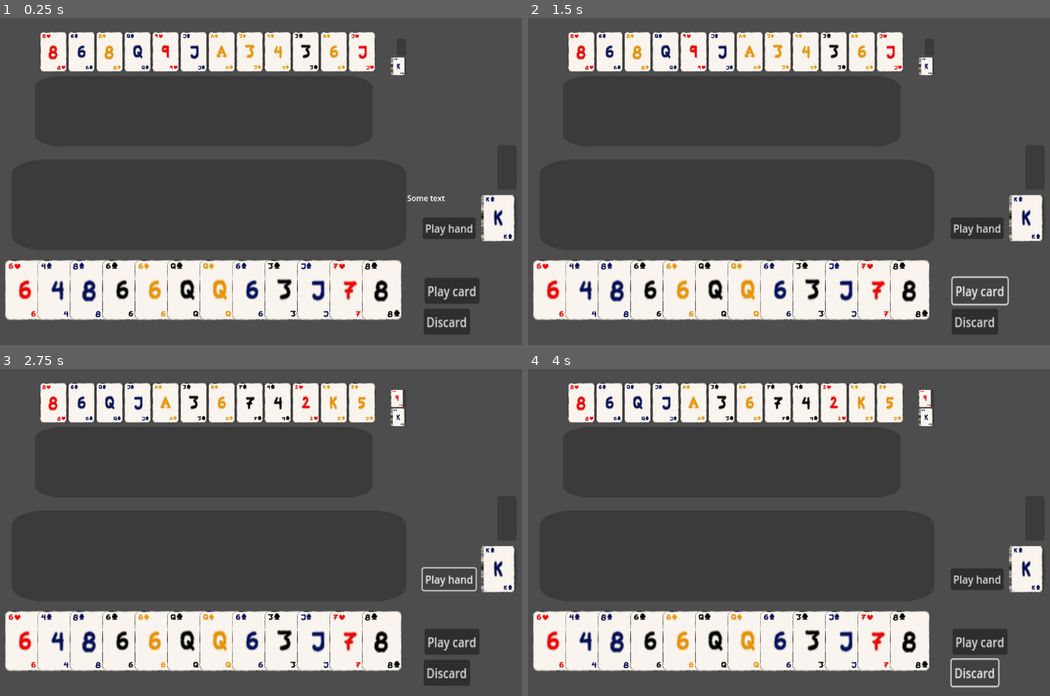
Above: before the commit, frames 1-4 (two rows, left to right).
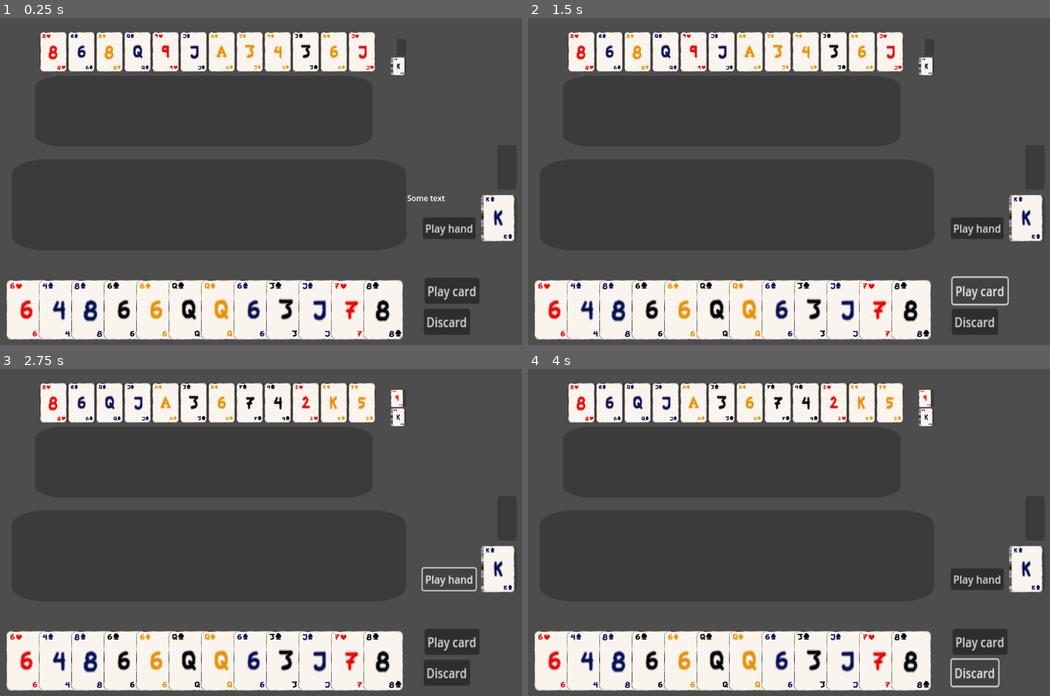
Above: after the commit, the same moments.

Repository: T33py/CardGame
Game: Godot game, scene res://TestScene.tscn
The game is run twice, just before and just after one commit, with the same random seed, the same clock (stepped at 60 frames per second) and the same inputs.
Inputs:
- Up to frame 1 (0.25 s): no input
- Up to frame 2 (1.5 s): click "Play card" at 0.5 s; click "Play card" at 1.25 s
- Up to frame 3 (2.75 s): click "Play hand" at 2 s
- Up to frame 4 (4 s): click "Play hand" at 2.75 s; click "Discard" at 3.5 s

The runs differ from the first frame. In frame 1, 13% of the frame differs, in the area x 0-78%, y 73-99%; in frame 2, 13%; in frame 3, 13%; in frame 4, 13%.

Commit message:
got hand tracker to recognize poker hands

Diff:
--- a/Cards/Deck.gd
+++ b/Cards/Deck.gd
@@ -39,6 +39,7 @@
 
 
 # Called every frame. 'delta' is the elapsed time since the previous frame.
+@warning_ignore("unused_parameter")
 func _process(delta):
 	# We need to remember the card that the player picked up untill the next frame -
 	# - to make shure other things can react to the event that made the card not be picked up this frame
@@ -63,9 +64,11 @@
 	return card
 
 func discard(card: Card)-> bool:
-	if card not in all_cards:
+	if card == null:
 		return false
 	print("discarding " + str(card))
+	card.my_state = card.States.Discarded
+	card.z_index = len(discards)
 	discards.append(card)
 	discards_display.place_card(card)
 #	redo_card_positions()
@@ -93,6 +96,17 @@
 	cards_display.remove_card(card)
 	remove_from_list(card, all_cards)
 	remove_from_list(card, cards)
+	return
+
+func shuffle():
+	var new_order = []
+	while len(cards) > 0:
+		var idx = random.randi_range(0, len(cards)-1)
+		var card = cards[idx]
+		cards.remove_at(idx)
+		new_order.append(card)
+	for card in new_order:
+		cards.append(card)
 	return
 
 func on_card_picked_up(card: Card):
--- a/Cards/Hand.gd
+++ b/Cards/Hand.gd
@@ -39,6 +39,7 @@
 		card.mouse_hovers.connect(_player_hovers_over_card)
 		card.mouse_stopped_hovering.connect(_player_no_longer_hovers_over_card)
 		card.card_clicked.connect(_select_card)
+		card.my_state = card.States.InHand
 
 	draw_card = false
 	return
--- a/Cards/PlayArea.gd
+++ b/Cards/PlayArea.gd
@@ -39,6 +39,7 @@
 	card.connect("mouse_stopped_hovering", _player_no_longer_hovers_over_card)
 	card.am_being_hovered_over.connect(_on_card_is_hovered_over)
 	card.focusloss_scale_override = true
+	card.my_state = card.States.InField
 	card_played.emit()
 	return true
 
--- a/TestScene.tscn
+++ b/TestScene.tscn
@@ -75,7 +75,7 @@
 deck = NodePath("../Deck")
 
 [node name="Hand" parent="." node_paths=PackedStringArray("deck", "play_area") instance=ExtResource("2_dh85x")]
-position = Vector2(483, 563)
+position = Vector2(486, 604)
 scale = Vector2(0.419673, 0.108841)
 deck = NodePath("../Deck")
 play_area = NodePath("../PlayArea")
--- a/Util/HandPlayedTracker.gd
+++ b/Util/HandPlayedTracker.gd
@@ -29,7 +29,8 @@
 
 func figure_out_played_hand():
 	var hand = ""
-	if len(play_area.cards) == 0:
+	var card_count = len(play_area.cards)
+	if card_count == 0:
 		return hand
 
 	# count the cards things
@@ -45,9 +46,47 @@
 		else:
 			rank_count[card.my_value] = 1
 
-#	print(rank_count)
+	var found_pair = false
+	var pair_of = ""
+	var found_triple = false
+	var triple_of = ""
+	var found_four = false
 	for rank in rank_count:
 		if rank_count[rank] == 2:
-			hand = "pair of " + play_area.cards[0].patterns[rank] + "s"
+			if found_pair:
+				hand = "two pair"
+			else:
+				pair_of = play_area.cards[0].patterns[rank] + "s"
+				hand = "pair of " + pair_of
+				found_pair = true
+		if rank_count[rank] == 3:
+			triple_of = play_area.cards[0].patterns[rank] + "s"
+			hand = "three of " + triple_of
+			found_triple = true
+		if rank_count[rank] == 4:
+			hand = "four of " + play_area.cards[0].patterns[rank] + "s"
+			found_four = true
+
+
+	var straight = false
+	if len(rank_count) == 5:
+		var ordered = rank_count.keys()
+		ordered.sort()
+		print("ordered hand " + str(ordered))
+		if (ordered[1] - ordered[0] == 1 or (ordered[0] == 0 and ordered[4] == 13)or (ordered[0] == 0 and ordered[1] == 2)) and ordered[2] - ordered[1] == 1 and ordered[3] - ordered[2] == 1 and ordered[4] - ordered[3] == 1:
+			straight = true
+			hand = "straight"
+
+	var flush = false
+	if len(suit_count) == 1 and card_count == 5:
+		flush = true
+		hand = "flush"
+
+	if found_pair && found_triple:
+		hand = "house - " + triple_of + " full of " + pair_of
+
+	if straight and flush:
+		hand = "straight flush"
+
 
 	return hand
